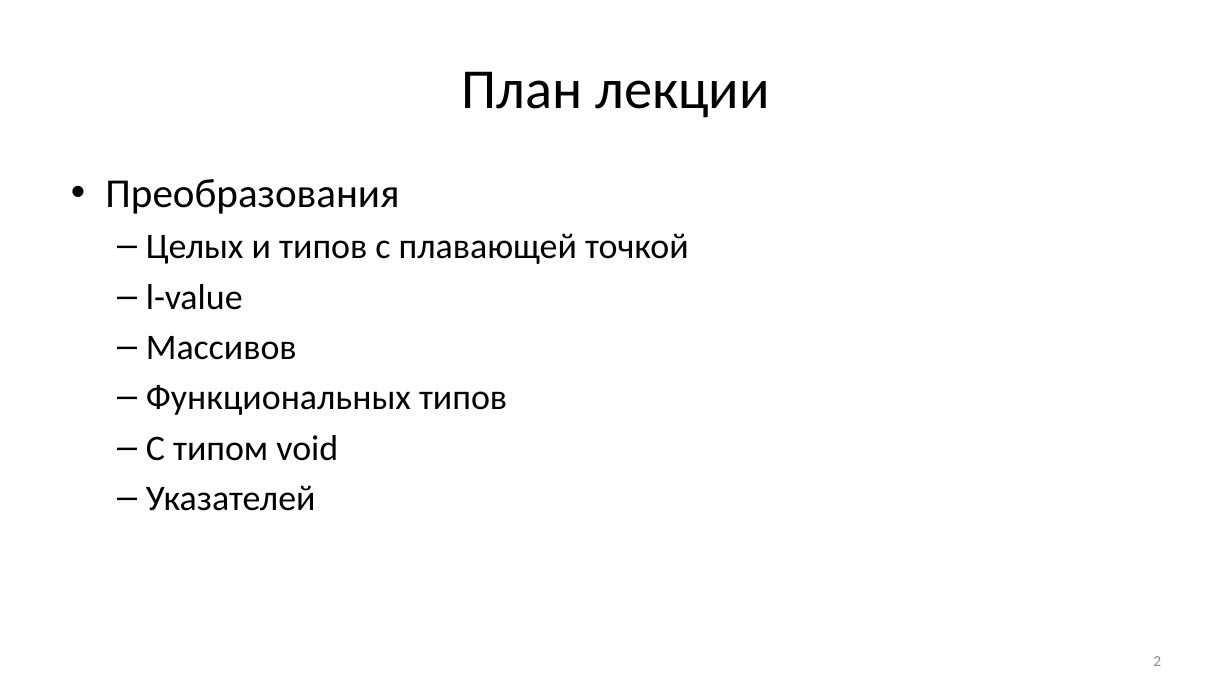
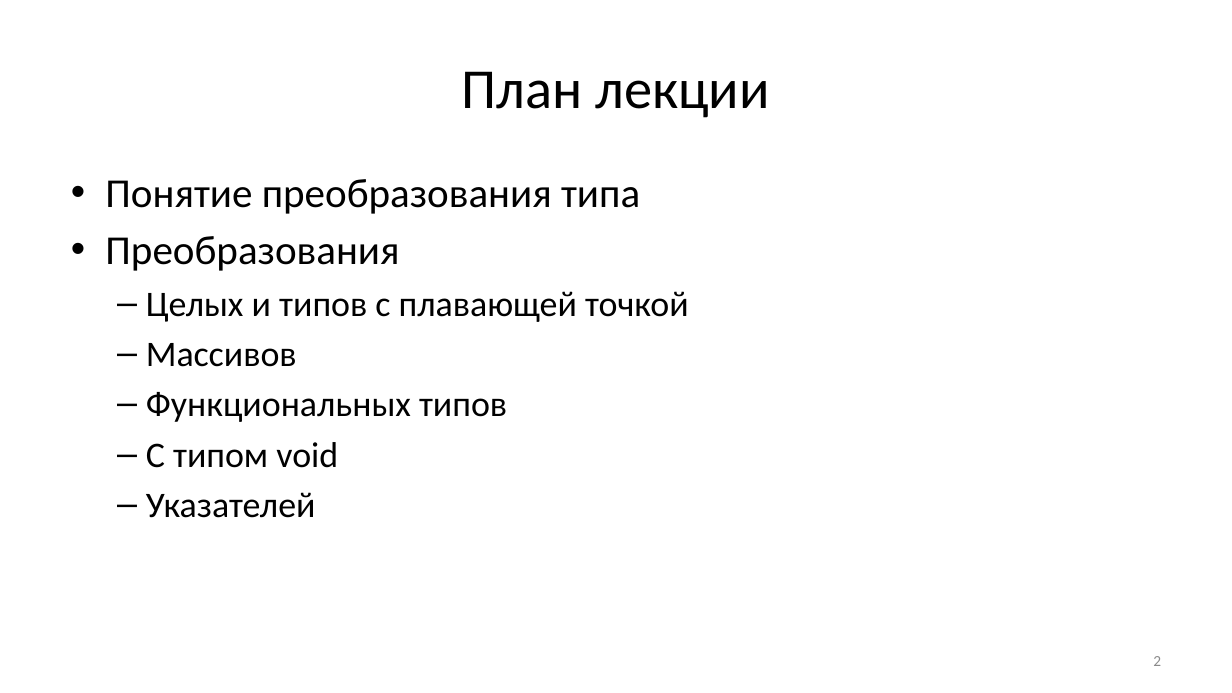
Before and after one commit to Evgueni-Petrov-aka-espetrov/Algorithms-and-Programming-in-C-pptx, a slide deck: slide 2 of 03.75 Преобразования типов.pptx. Drawn at 1232x693 pixels with LibreOffice and Linux fonts; fonts in the diff are those of the drawing. Boxes give left, top, right and bottom in pixels: in the first picture for what was removed or moved away, otherwise in the second. Text is boxed around its words. In the diff, an @@ line names an element or a change of style, - is before the commit and + after.

Commit message:
добавил общую часть, убрал про l-value

```diff
--- a/03.75 Преобразования типов.pptx
+++ b/03.75 Преобразования типов.pptx
@@ text at (x1=105, y1=179, x2=640, y2=214): paragraph added @@
+• Понятие преобразования типа
@@ text at (x1=146, y1=284, x2=243, y2=310): paragraph removed @@
-  – l-value
```
Also in this commit, not shown: 3 other slides changed, 13 slides added, 10 slides removed.
